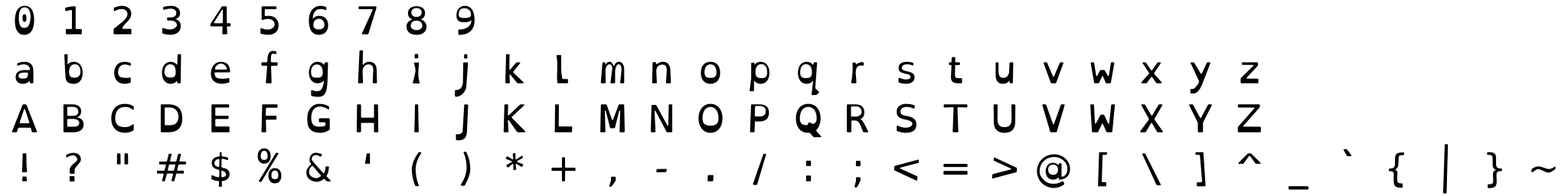
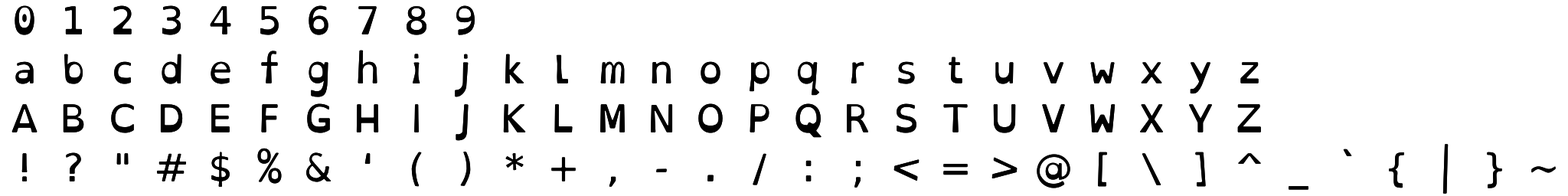
Two versions of the same layered image (1568 x 196). Layer-by-layer changes:
pixels changed over (x1=11, y1=5, x2=1556, y2=194) (layer not identified)
